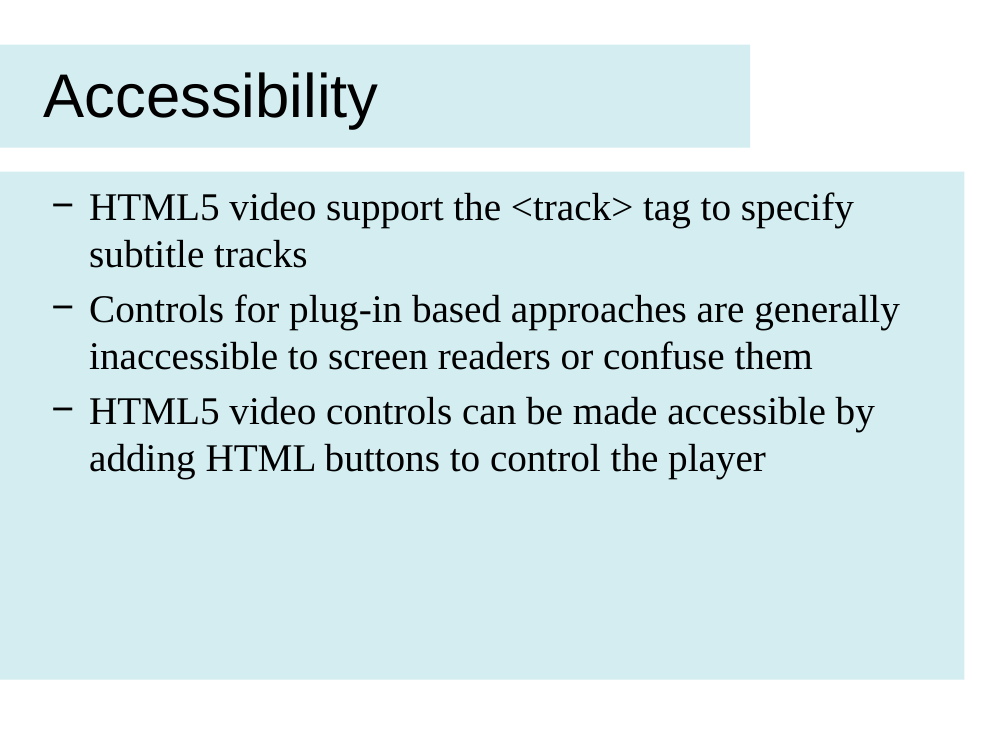
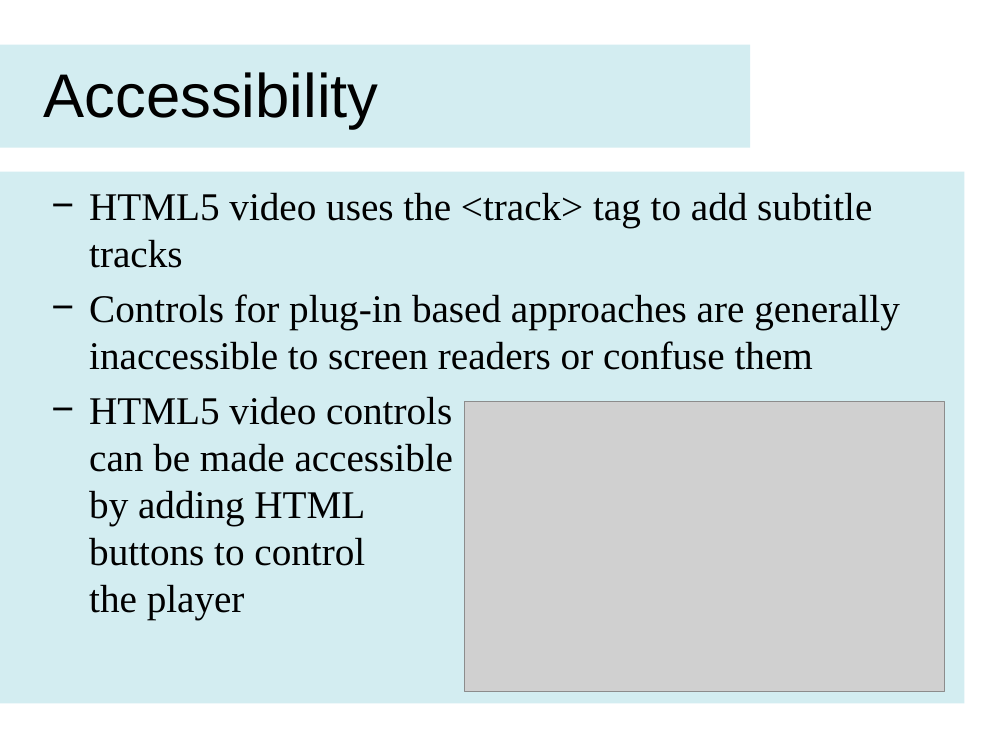
Before and after one commit to dhulme/irp, a slide deck: slide 6 of presentation/slides.pptx (slide 7 before the commit). Drawn at 1008x756 pixels with LibreOffice and Linux fonts; fonts in the diff are those of the drawing; grey boxes stand for pictures. Boxes give left, top, right and bottom in pixels: in the first picture for what was removed or moved away, otherwise in the second. Text is boxed around its words. In the diff, an @@ line names an element or a change of style, - is before the commit and + after.

```diff
--- a/presentation/slides.pptx
+++ b/presentation/slides.pptx
@@ rectangle resized from (x1=0, y1=171, x2=965, y2=679) to (x1=0, y1=171, x2=965, y2=704) @@
@@ text at (x1=89, y1=192, x2=872, y2=268): text changed @@
-− HTML5 video support the <track> tag to specify subtitle tracks
+− HTML5 video uses the <track> tag to add subtitle tracks
@@ picture added at (x1=465, y1=402, x2=944, y2=692) @@
```
Also in this commit, not shown: 5 other slides changed, 1 slide removed, 1 other file.
